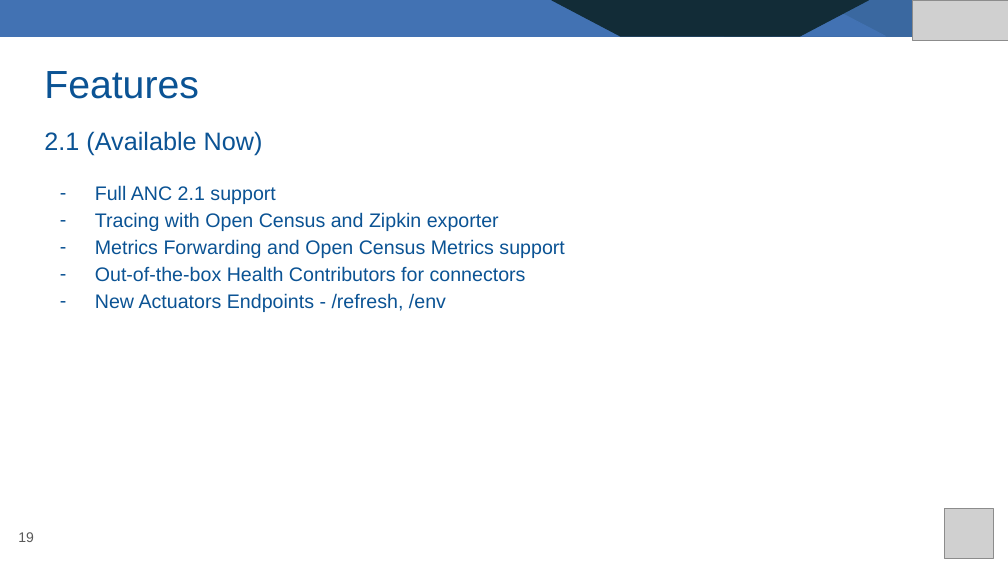
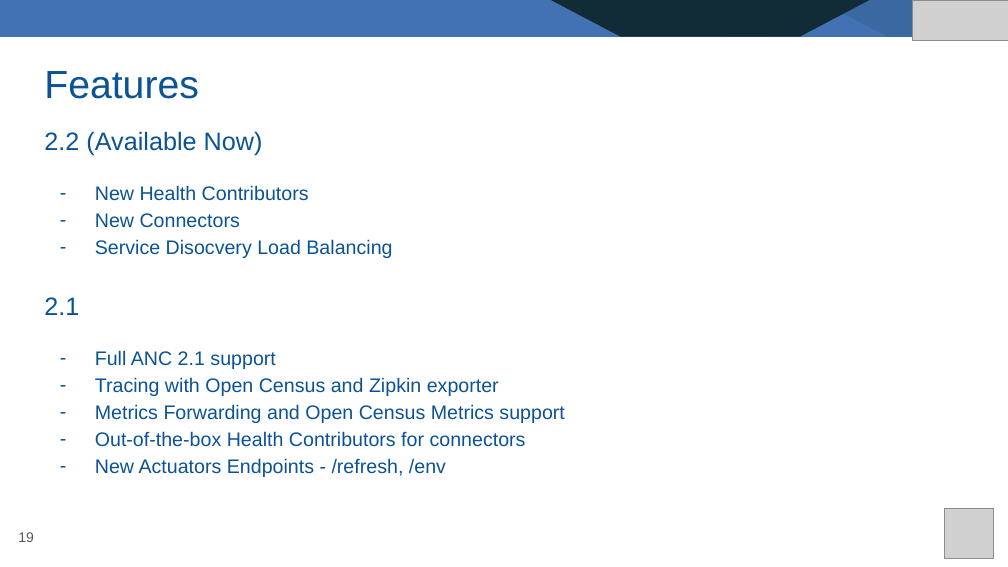
Before and after one commit to tezizzm/Premera, a slide deck: slide 19 of Decks/4-Steeltoe Capabilities.pptx. Drawn at 1008x567 pixels with LibreOffice and Linux fonts; fonts in the diff are those of the drawing; grey boxes stand for pictures. Boxes give left, top, right and bottom in pixels: in the first picture for what was removed or moved away, otherwise in the second. Text is boxed around its words. In the diff, an @@ line names an element or a change of style, - is before the commit and + after.

```diff
--- a/Decks/4-Steeltoe Capabilities.pptx
+++ b/Decks/4-Steeltoe Capabilities.pptx
@@ text at (44, 131, 392, 315): text changed; size 18 to 14 pt @@
-2.1 (Available Now)
+2.2 (Available Now)
+– New Health Contributors
+– New Connectors
+– Service Disocvery Load Balancing
+2.1
```
Also in this commit, not shown: 1 other slide changed, 5 other files.
